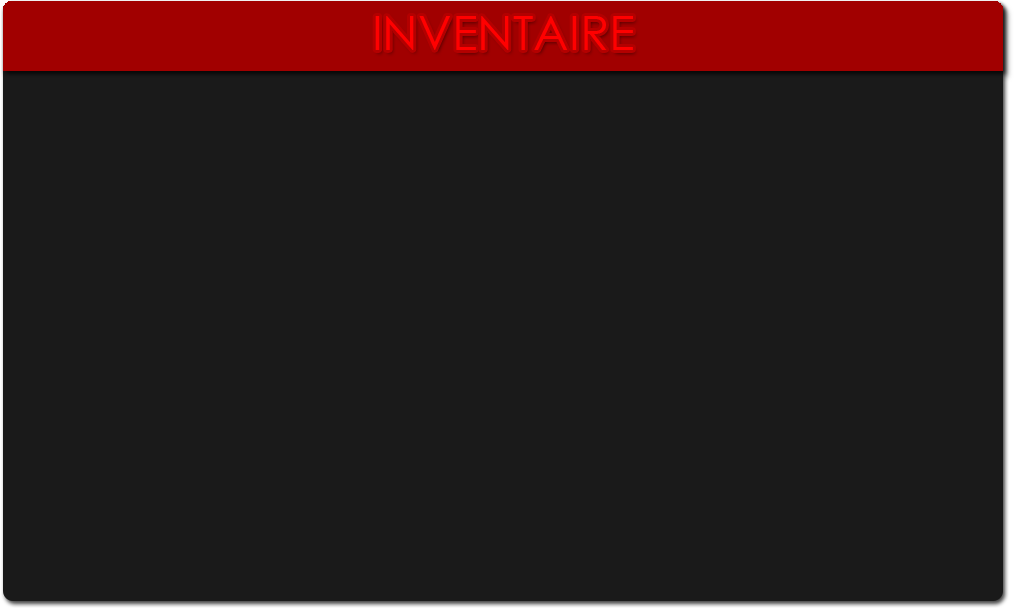
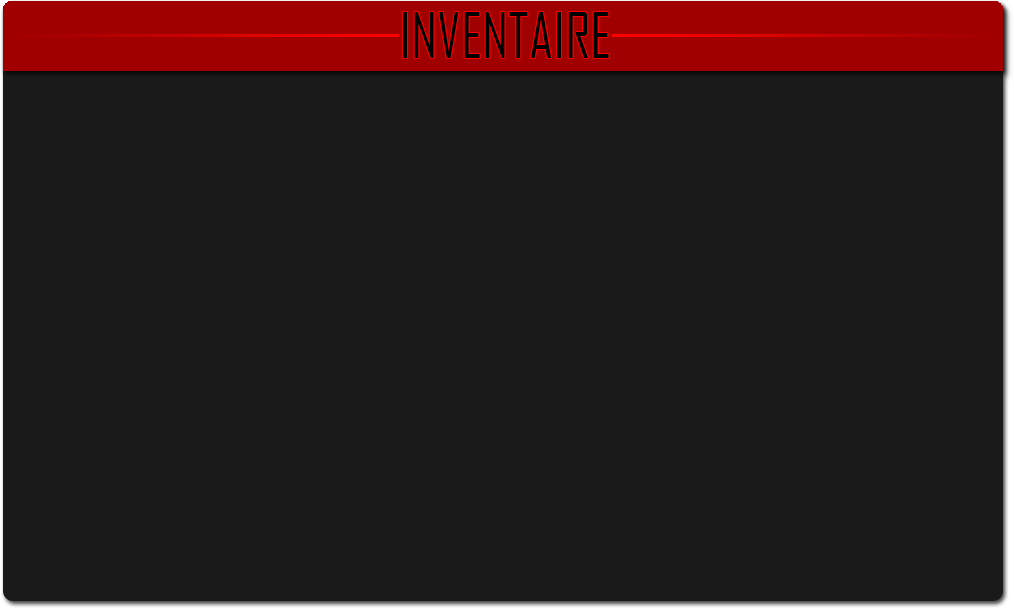
Layered file, before and after one edit (1014x608). Changes by layer:
added layer "Calque 3" (overlay) above "Calque 2" over 19, 34, 399, 37
added layer "Calque 2" (overlay) above "INVENTAIRE" over 612, 34, 992, 37
painted on "INVENTAIRE" over 375, 12, 633, 58
